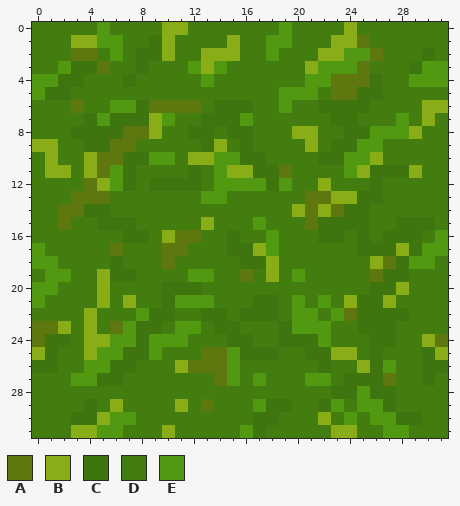
Two versions of one pixel-art sprite, tiles/map_tiles/nature/ground_01.png. The picture above was drawn from the file before the commit.
The file is 32x32 pixels. Colours within 5 levels of each other are drawn and written as one.
Palette (. is transparent): A #5e780f  B #88ad16  C #3f750e  D #437d0f  E #529912
Pixels before, first column x 0:
 0 DDDDDEDDDDBBDDDDDDDEDDDDBDDDDDDD
 1 DDDBBEEDDCBDDDDBDDEEDDDBBADDDDDD
 2 DDDAADEDCCBDDBBBDDEDDDBBEEADDDCD
 3 DDECCADDCDDDEBEDDDDDDBEEEADDDCEE
 4 EECCDDDCDDDDDEDDDDDDDEEAAACDDEEE
 5 ECCDDDDDDDDDDDDDDDDEEEDAACCDDDDD
 6 DDDADDEECAAAADCCCDDEDDCCCCDDDDBB
 7 DDDDCECCCBEDDCCCEDDDDDDCCDDDEDBD
 8 DDDCCCCAABDDCCDCCDDDBBDDCCEEEBDD
 9 BBDDCCAADDDDDCBDCDDDDBDCCEEDDDDD
10 DBDDBAACCEEDBBEECCDDDDCCEEBDDDDD
11 DBBDBAECDDDDCDEBBCCADDDDEBCCCBDD
12 DDDDABECDCCCCDEEEECEDDBDDDCDDDDD
13 DDDAAADDDDDDDEEDDDDDDAABBCCDDDDD
14 DDAACCDDDDDDDDDDDDDDBABACCDDDDDD
15 DDADDCCCDDDDDBDDDEDDDACCCCDDCCCD
16 DDDDDDDCCDBAADDCDDEDDDCCDCDCCCDE
17 EDDDDDADDDAADDDCCBEDDDDDDCCCBCEE
18 EEDDDDCDDDADDDDDCCBDDDDDDDBACEED
19 DEEDDBCCDDDDEEDDADBDEDDDDDACCDDD
20 EEDDDBDDDDCCCDDDDDDDDDDDDDCCBDDD
21 EDDDDBDBDDCEEEDDDCCDEDEDBCCBDDDD
22 DDDDBDDDECCDDCCDCCCDEEDEACCCCDDD
23 AABDBDAECCDEEDCCDDDCEEEDDCCCDDDD
24 ACCDBBEECEEEDDDCCDDCCCEDDDCCDDBA
25 BCDDBEECCEDDDAAECCCDDCCBBDCDDDCB
26 CCDDEECCDDDBAAAEDDDDDDCDDBCEDDCC
27 DDDEECCDDDDDDDAEDEDDDEEDCCCADDCD
28 DDDDDDDDDDDDDDDDDDDDDDDCCECCDDDD
29 DDDDCDBDDDDBDADDDECCDDCEDEECDDDD
30 DDDCCBEEDDDDDDDDDCCDDDBDEDEECCDD
31 DDDBBEEDDDBDDDDDECDDDDDBBDDEEDDD
The same view after the edit:
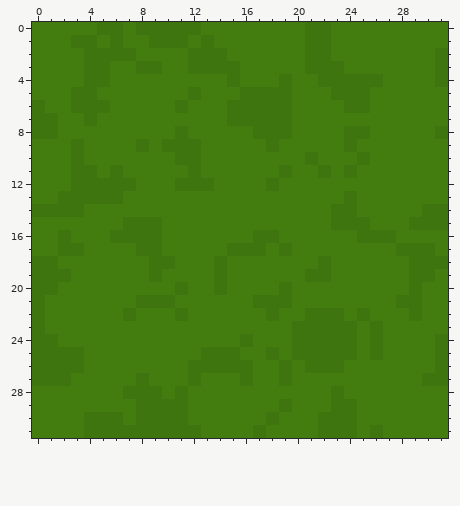
Change:
y 0: x 5..6 ED -> CC; x 8..12 DDBBD -> CCCCC; x 19 E -> D; x 21..22 DD -> CC; x 24 B -> D
y 1: x 3..6 BBEE -> CCDC; x 10..11 BD -> CC; x 13 D -> C; x 15 B -> D; x 18..19 EE -> DD; x 21..25 DDBBA -> CCDDD
y 2: x 3..10 AADEDCCB -> DCCCCDDD; x 12..15 DBBB -> CCCD; x 18 E -> D; x 21..26 DBBEEA -> CCDDDD; x 30..31 CD -> DC
y 3: x 2..3 EC -> DD; x 5 A -> C; x 9 D -> C; x 12..15 EBED -> CCCC; x 21..25 BEEEA -> CCCDD; x 29..31 CEE -> DDC
y 4: x 0..5 EECCDD -> DDDDCC; x 7 C -> D; x 13 E -> D; x 15 D -> C; x 19 D -> C; x 21..25 EEAAA -> DCCCC; x 29..31 EEE -> DDC
y 5: x 0..4 ECCDD -> DDDCC; x 12 D -> C; x 16..21 DDDEEE -> CCCCDD; x 23..24 AA -> CC; x 26 C -> D
y 6: x 0 D -> C; x 3..12 ADDEECAAAA -> CCCDDDDDCD; x 14 C -> D; x 17..19 DDE -> CCC; x 22..23 CC -> DD; x 30..31 BB -> DD
y 7: x 0..1 DD -> CC; x 5..10 ECCCBE -> DDDDDD; x 13..14 CC -> DD; x 16..19 EDDD -> CCCC; x 23..24 CC -> DD; x 28 E -> D; x 30 B -> D
y 8: x 0..1 DD -> CC; x 3..9 CCCCAAB -> DDDDDDD; x 11..13 DCC -> CDD; x 15..21 CCDDDBB -> DDCCCDD; x 26..29 EEEB -> DDDD; x 31 D -> C
y 9: x 0..1 BB -> DD; x 3..8 DCCAAD -> CDDDDC; x 10..14 DDDCB -> CCCDD; x 16 C -> D; x 18 D -> C; x 21 B -> D; x 23 C -> D; x 25..26 EE -> DD
y 10: x 1 B -> D; x 3..17 DBAACCEEDBBEECC -> CDDDDDDDCCDDDDD; x 21..26 DCCEEB -> CDDDCD
y 11: x 1..7 BBDBAEC -> DDCCDCD; x 14..19 EBBCCA -> DDDDDC; x 22 D -> C; x 24..29 EBCCCB -> CDDDDD
y 12: x 3..6 DABE -> CCCC; x 9..10 CC -> DD; x 13..17 DEEEE -> CDDDD; x 19 E -> D; x 22 B -> D; x 26 C -> D
y 13: x 2..6 DAAAD -> CCCCC; x 13..14 EE -> DD; x 21..26 AABBCC -> DDDCDD
y 14: x 0..5 DDAACC -> CCCCDD; x 20..23 BABA -> DDDC; x 25 C -> D; x 30..31 DD -> CC
y 15: x 2 A -> D; x 5..6 CC -> DD; x 8..9 DD -> CC; x 13 B -> D; x 17 E -> D; x 21..22 AC -> DD; x 28 C -> D; x 31 D -> C
y 16: x 2 D -> C; x 6 D -> C; x 9..12 DBAA -> CDDD; x 15 C -> D; x 17..18 DE -> CC; x 22..23 CC -> DD; x 26 D -> C; x 28..29 CC -> DD; x 31 E -> D
y 17: x 0 E -> D; x 2..3 DD -> CC; x 6 A -> D; x 8..11 DDAA -> CCDD; x 17..19 BED -> CDC; x 25..28 CCCB -> DDDC; x 30..31 EE -> CD
y 18: x 0..1 EE -> CC; x 6 C -> D; x 9..10 DA -> CC; x 14 D -> C; x 16..18 CCB -> DDD; x 22 D -> C; x 26..31 BACEED -> DDDCCC
y 19: x 0..2 DEE -> CCC; x 5..7 BCC -> DDD; x 9 D -> C; x 12..14 EED -> DDC; x 16 A -> D; x 18 B -> D; x 20..22 EDD -> DCC; x 26..30 ACCDD -> DDDCC
y 20: x 0..1 EE -> CC; x 5 B -> D; x 10 C -> D; x 12 C -> D; x 14 D -> C; x 19 D -> C; x 26..29 CCBD -> DDDC
y 21: x 0 E -> C; x 5 B -> D; x 7..9 BDD -> DCC; x 11..13 EEE -> DDD; x 19..20 DE -> CD; x 22 E -> D; x 24..29 BCCBDD -> DDDDCC
y 22: x 0 D -> C; x 4 B -> D; x 7..11 DECCD -> CDDDC; x 13..14 CC -> DD; x 16..17 CC -> DD; x 20..24 EEDEA -> DCCCD; x 26..29 CCCD -> DDDC
y 23: x 0..2 AAB -> CDD; x 4 B -> D; x 6..9 AECC -> DDDD; x 11..12 EE -> DD; x 14..15 CC -> DD; x 19..25 CEEEDDC -> DCCCCCD; x 27 C -> D
y 24: x 0 A -> C; x 2 C -> D; x 4..11 BBEECEEE -> DDDDDDDD; x 15 C -> D; x 19 C -> D; x 22..24 EDD -> CCC; x 27 C -> D; x 30..31 BA -> DC
y 25: x 0 B -> C; x 2..9 DDBEECCE -> CCDDDDDD; x 13..17 AAECC -> CCCDD; x 20 D -> C; x 23..24 BB -> CC; x 30..31 CB -> DC
y 26: x 2..7 DDEECC -> CCDDDD; x 11..16 BAAAED -> DCCCCC; x 19 D -> C; x 21 D -> C; x 23 D -> C; x 25..27 BCE -> DDD; x 30 C -> D
y 27: x 0..6 DDDEECC -> CCCDDDD; x 8 D -> C; x 12 D -> C; x 14..17 AEDE -> DDCD; x 19 D -> C; x 21..22 EE -> DD; x 24..27 CCCA -> DDDD; x 31 D -> C
y 28: x 7..9 DDD -> CCC; x 11 D -> C; x 24..27 CECC -> DDDD
y 29: x 4 C -> D; x 6 B -> D; x 8..11 DDDB -> CCCC; x 13 A -> D; x 17..18 EC -> DD; x 22..27 CEDEEC -> DCCDDD
y 30: x 3 C -> D; x 5..11 BEEDDDD -> CCDCCCC; x 17 C -> D; x 22..24 BDE -> CCC; x 26..29 EECC -> DDDD
y 31: x 3..12 BBEEDDDBDD -> DCCCCCCCCC; x 16 E -> D; x 22..24 DBB -> CCC; x 26..28 DEE -> CDD
